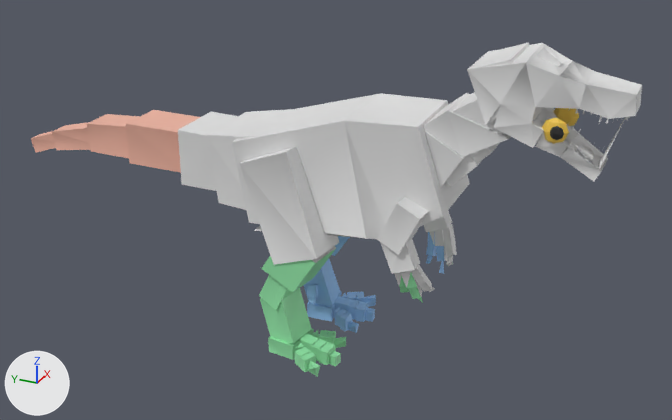
The FBX model assets/blender/baryonyx.fbx, before and after one commit.
Camera for both pictures: a 50 mm lens placed at (-0.1125, -0.0501, 0.0477), pointed at (0.0013, 0.0011, -0.0092). The lights are fixed; the arrows at lower left show +X, +Y and +Z. The picture after the commit comes second. Where no turn or scale is listed for an object, it has been applied to the vertices.

In view in the first picture: 'baryonyx_Body', 'baryonyx_Dark', 'baryonyx_Eyes', 'baryonyx_LegL', 'baryonyx_LegR', 'baryonyx_Tail'.
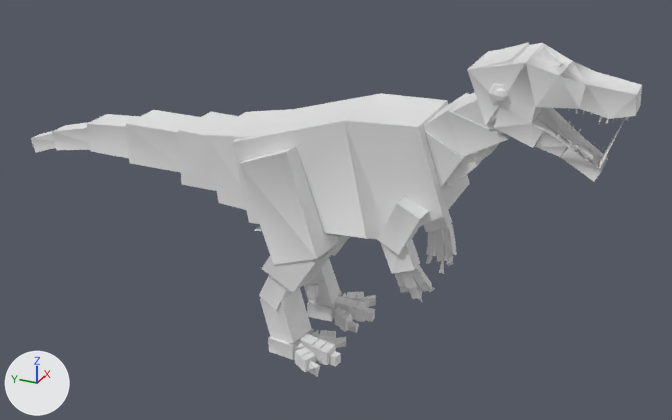
Where the change shows, as pixel boxes [x1, y1, x2, y2] in the pictures (672 x 420 px; the box of a moved part takes in the faces that stretch with it):
'baryonyx_LegR', recoloured (green to white): [259, 249, 423, 377] in both
'baryonyx_Tail', recoloured (beige to white): [31, 110, 200, 173] in both
'baryonyx_LegL', recoloured (blue to white): [303, 232, 445, 333] in both
'baryonyx_Eyes', reshaped, recoloured (mostly hidden afterwards): before [542, 108, 579, 144]; after [489, 83, 506, 105]
'baryonyx_Dark', reshaped: before [550, 126, 564, 140]; after [494, 88, 508, 102]
part 1 of me_baryonyx_eyes_005, moved or reshaped (not visible afterwards): before [554, 108, 579, 126]
part 2 of me_baryonyx_eyes_005, moved or reshaped: before [542, 118, 569, 144]; after [489, 83, 506, 105]

Diff of the bpy script that builds the scene:
```diff
--- a/assets/blender/baryonyx.fbx.py
+++ b/assets/blender/baryonyx.fbx.py
@@ me_baryonyx_eyes_005 @@
 # used by ob_baryonyx_eyes; location = (0.0, 0.0, 0.0)
-me_baryonyx_eyes_005.from_pydata(...)  # 40 vertices, 48 faces; spans x -0.00422..0.00403, y -0.032..-0.0286, z 0.00753..0.01093
-me_baryonyx_eyes_005.materials.append(mat_pc_eyes)  # yellow #f9ce50
+me_baryonyx_eyes_005.from_pydata(...)  # 40 vertices, 48 faces; spans x -0.00514..0.00535, y -0.025..-0.0216, z 0.01168..0.01508
+# me_baryonyx_eyes_005 part 1: the loose piece of 20 vertices spanning x 0.0023..0.00403, y -0.032..-0.0286, z 0.00753..0.01093 is moved by (0.00132, 0.007, 0.00415)
+# me_baryonyx_eyes_005 part 2: the loose piece of 20 vertices spanning x -0.00422..-0.00248, y -0.032..-0.0286, z 0.00753..0.01093 is moved by (-0.00092, 0.007, 0.00415)
@@ me_baryonyx_dark_005 @@
 # used by ob_baryonyx_dark; location = (0.0, 0.0, 0.0)
-me_baryonyx_dark_005.from_pydata(...)  # 40 vertices, 48 faces; spans x -0.00454..0.00436, y -0.0316..-0.0298, z 0.00833..0.01013
+me_baryonyx_dark_005.from_pydata(...)  # 40 vertices, 48 faces; spans x -0.00546..0.00568, y -0.0246..-0.0228, z 0.01248..0.01428
+# me_baryonyx_dark_005 part 3: the loose piece of 20 vertices spanning x -0.00454..-0.00376, y -0.0316..-0.0298, z 0.00833..0.01013 is moved by (-0.00092, 0.007, 0.00415)
+# other edits to the shape of me_baryonyx_dark_005 do not show in these pictures
 me_baryonyx_dark_005.materials.append(mat_pc_dark)
@@ me_baryonyx_legr_005 @@
 me_baryonyx_legr_005.from_pydata(...)  # 171 vertices, 225 faces; spans x -0.0116..-0.0016, y -0.0151..0.0096, z -0.03..-0.0099
-me_baryonyx_legr_005.materials.append(mat_pc_legr)  # green #95e7aa
@@ me_baryonyx_tail_005 @@
 me_baryonyx_tail_005.from_pydata(...)  # 36 vertices, 50 faces; spans x -0.0045..0.0048, y 0.0229..0.0553, z -0.0079..0.0018
-me_baryonyx_tail_005.materials.append(mat_pc_tail)  # beige #edb3a0
@@ me_baryonyx_legl_005 @@
 me_baryonyx_legl_005.from_pydata(...)  # 170 vertices, 226 faces; spans x 0.0016..0.0116, y -0.0151..0.0096, z -0.03..-0.0099
-me_baryonyx_legl_005.materials.append(mat_pc_legl)  # blue #95c4f3
```
